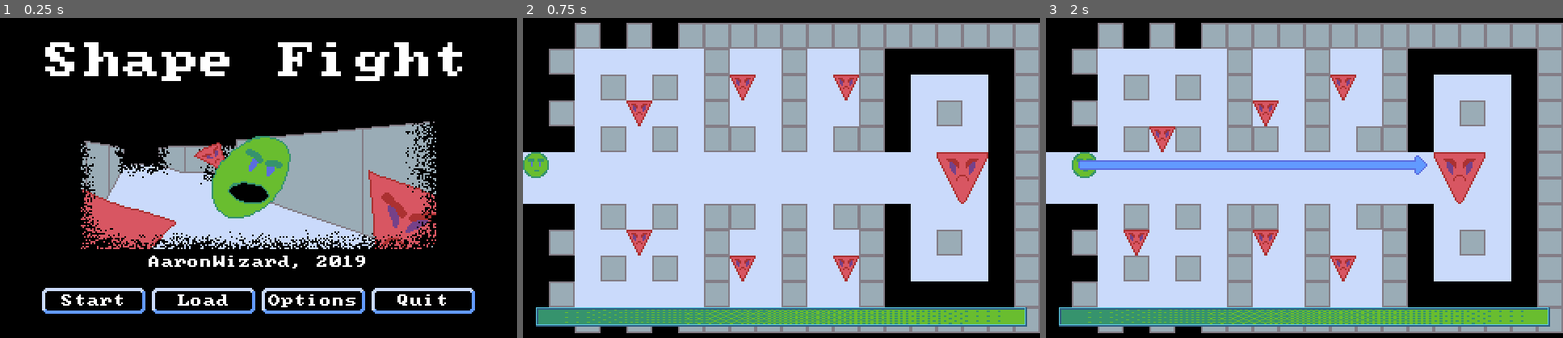
Above: before the commit, frames 1-3 (left to right).
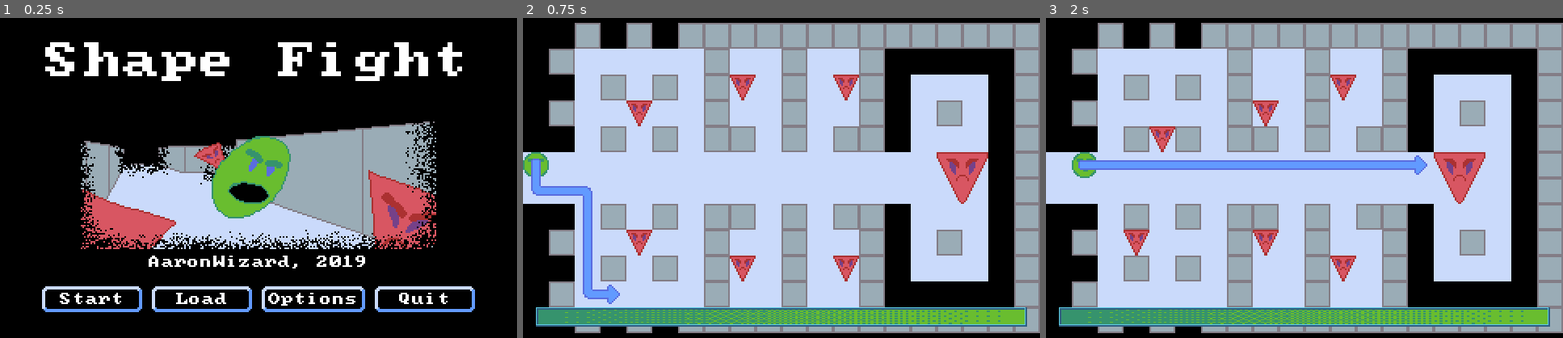
Above: after the commit, the same moments.

Repository: AaronWizard/ShapeFight
Game: Godot game, scene res://MainMenu.tscn
Two runs of this game, one before a commit and one after it. Both use one fixed random seed, a clock stepped at 60 frames per second and the inputs below.
Inputs (mouse positions are in pixels of both pictures, inside the frame that each line leads up to):
- Up to frame 1 (0.25 s): no input
- Up to frame 2 (0.75 s): click "Start" at 0.5 s
- Up to frame 3 (2 s): tap Enter at 1.25 s; move the mouse to (1418, 162) at 1.27 s; press the mouse at (1418, 162) at 1.28 s; hold Right (move_east) from 1.28 s (still down)

The runs differ from the first frame. In frame 1, 2.5% of the frame differs, in the area x 8-92%, y 83-93%; in frame 2, 1.3%; in frame 3, nothing differs.

Commit message:
Tweaked buttons. Added panel style.

Diff:
--- a/Resources/button_normal_stylebox.tres
+++ b/Resources/button_normal_stylebox.tres
@@ -3,15 +3,15 @@
 [ext_resource path="res://Assets/Graphics/GUI/button.png" type="Texture" id=1]
 
 [resource]
-content_margin_left = 4.0
-content_margin_right = 4.0
-content_margin_top = 4.0
-content_margin_bottom = 4.0
+content_margin_left = 5.0
+content_margin_right = 5.0
+content_margin_top = 5.0
+content_margin_bottom = 5.0
 texture = ExtResource( 1 )
 region_rect = Rect2( 0, 0, 12, 12 )
-margin_left = 4.01156
-margin_right = 3.8862
-margin_top = 4.13693
-margin_bottom = 4.01156
+margin_left = 5.0
+margin_right = 5.0
+margin_top = 5.0
+margin_bottom = 5.0
 axis_stretch_horizontal = 2
 axis_stretch_vertical = 2
--- a/Resources/button_pressed_stylebox.tres
+++ b/Resources/button_pressed_stylebox.tres
@@ -9,7 +9,9 @@
 content_margin_bottom = 4.0
 texture = ExtResource( 1 )
 region_rect = Rect2( 13, 0, 12, 12 )
-margin_left = 4.01156
-margin_right = 3.8862
-margin_top = 4.13693
-margin_bottom = 4.01156
+margin_left = 5.0
+margin_right = 5.0
+margin_top = 5.0
+margin_bottom = 5.0
+axis_stretch_horizontal = 2
+axis_stretch_vertical = 2
--- /dev/null
+++ b/Resources/panel_stylebox.tres
@@ -0,0 +1,17 @@
+[gd_resource type="StyleBoxTexture" load_steps=2 format=2]
+
+[ext_resource path="res://Assets/Graphics/GUI/panel.png" type="Texture" id=1]
+
+[resource]
+content_margin_left = 3.0
+content_margin_right = 3.0
+content_margin_top = 3.0
+content_margin_bottom = 3.0
+texture = ExtResource( 1 )
+region_rect = Rect2( 0, 0, 12, 12 )
+margin_left = 3.0
+margin_right = 3.0
+margin_top = 3.0
+margin_bottom = 3.0
+axis_stretch_horizontal = 2
+axis_stretch_vertical = 2
--- a/Resources/theme.tres
+++ b/Resources/theme.tres
@@ -1,11 +1,12 @@
-[gd_resource type="Theme" load_steps=4 format=2]
+[gd_resource type="Theme" load_steps=5 format=2]
 
 [ext_resource path="res://Resources/button_normal_stylebox.tres" type="StyleBox" id=1]
 [ext_resource path="res://Resources/button_pressed_stylebox.tres" type="StyleBox" id=2]
-[ext_resource path="res://Resources/Fonts/font_main.tres" type="DynamicFont" id=3]
+[ext_resource path="res://Resources/panel_stylebox.tres" type="StyleBox" id=3]
+[ext_resource path="res://Resources/Fonts/font_main.tres" type="DynamicFont" id=4]
 
 [resource]
-default_font = ExtResource( 3 )
+default_font = ExtResource( 4 )
 Button/colors/font_color = Color( 1, 1, 1, 1 )
 Button/colors/font_color_disabled = Color( 0.9, 0.9, 0.9, 0.2 )
 Button/colors/font_color_hover = Color( 1, 1, 1, 1 )
@@ -26,3 +27,6 @@
 Label/constants/shadow_offset_y = 1
 Label/fonts/font = null
 Label/styles/normal = null
+Panel/styles/panel = ExtResource( 3 )
+Panel/styles/panelf = null
+Panel/styles/panelnc = null
Binary file changed: Assets/Graphics/GUI/button.png
Binary file added: Assets/Graphics/GUI/panel.png
Not shown, added: Assets/Graphics/GUI/panel.png.import
